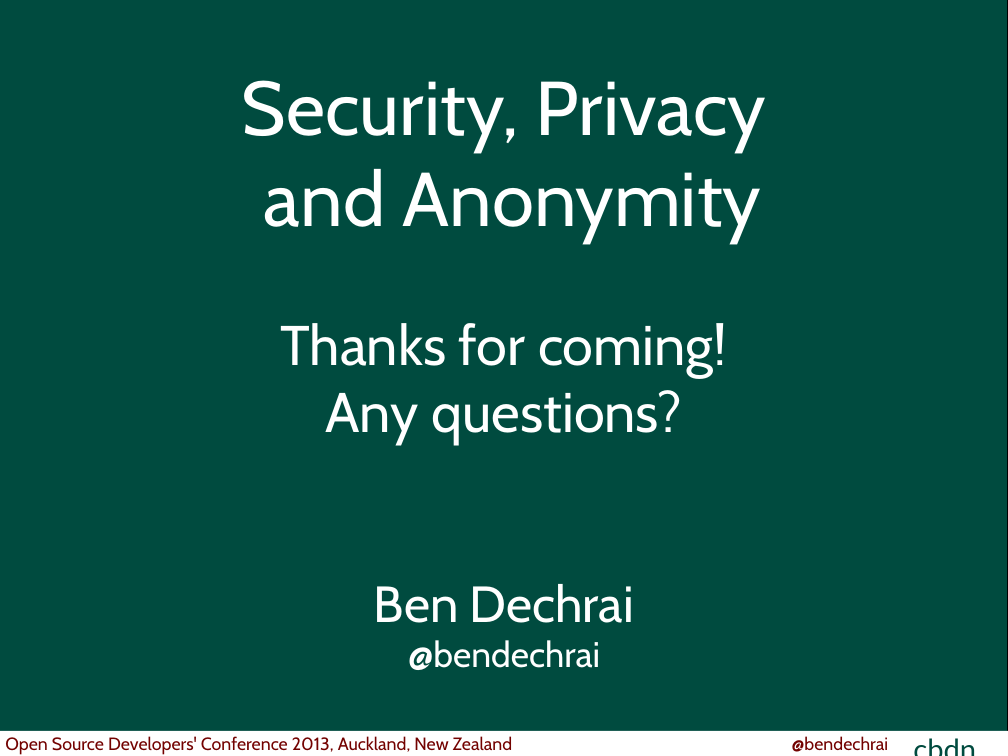
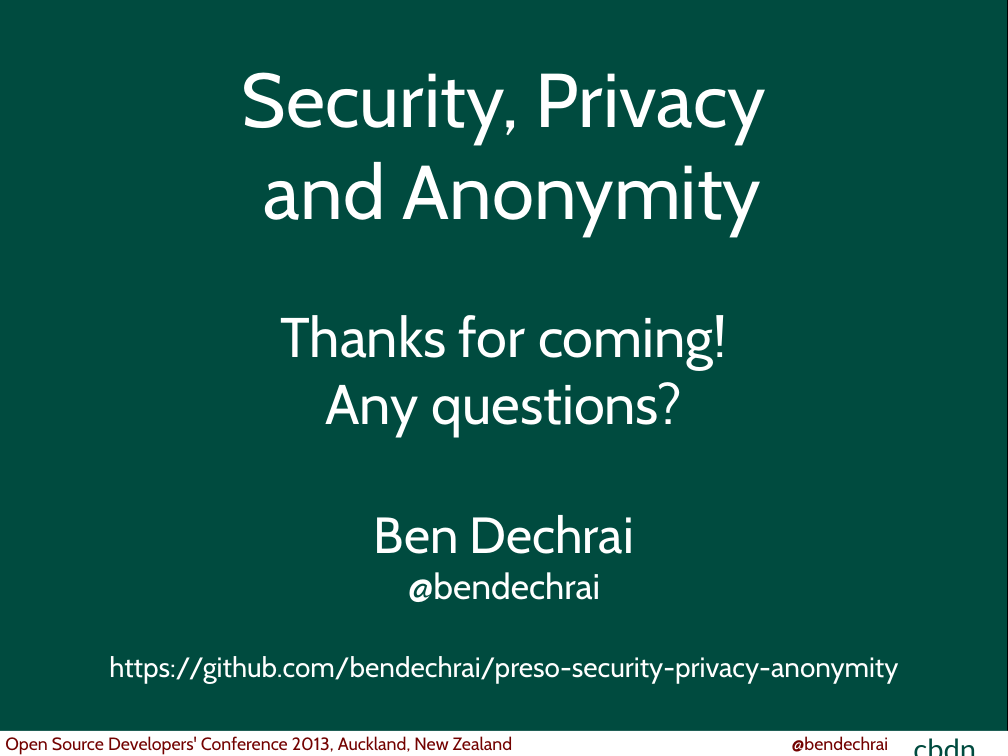
Before and after one commit to bendechrai/preso-security-privacy-anonymity, a slide deck: slide 46 of security-privacy-anonymity.odp. Drawn at 1008x756 pixels with LibreOffice and Linux fonts; fonts in the diff are those of the drawing. Boxes give left, top, right and bottom in pixels: in the first picture for what was removed or moved away, otherwise in the second. Text is boxed around its words. In the diff, an @@ line names an element or a change of style, - is before the commit and + after.

Commit message:
Added link to github repo in final slide

```diff
--- a/security-privacy-anonymity.odp
+++ b/security-privacy-anonymity.odp
@@ title at <box>109,72,898,683</box>: text changed; size 44 to 22 pt @@
-Security, Privacy
-and Anonymity
-Thanks for coming!
-Any questions?
-Ben Dechrai
-@bendechrai
+Security, Privacy
+and Anonymity
+Thanks for coming!
+Any questions?
+Ben Dechrai
+@bendechrai
+https://github.com/bendechrai/preso-security-privacy-anonymity
```
